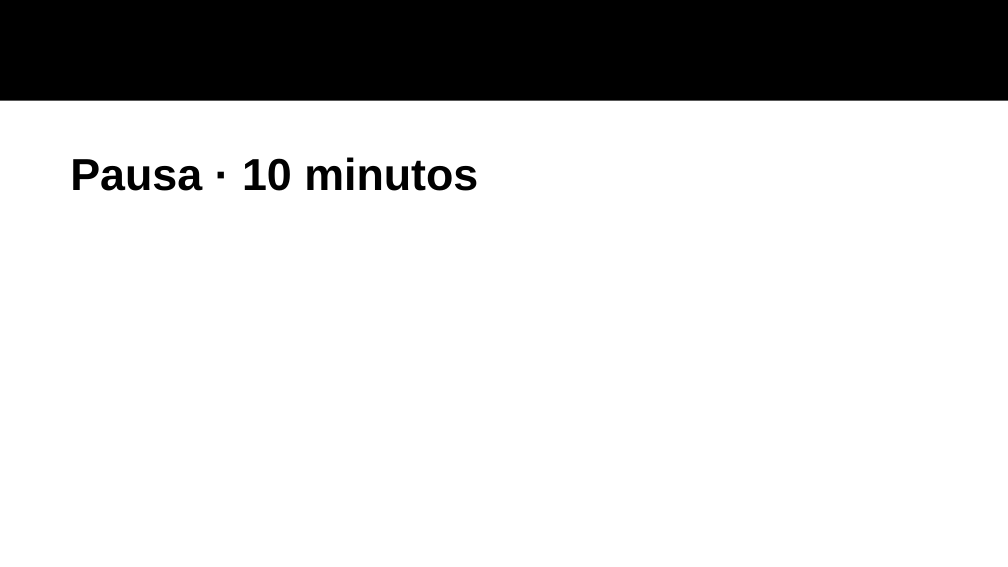
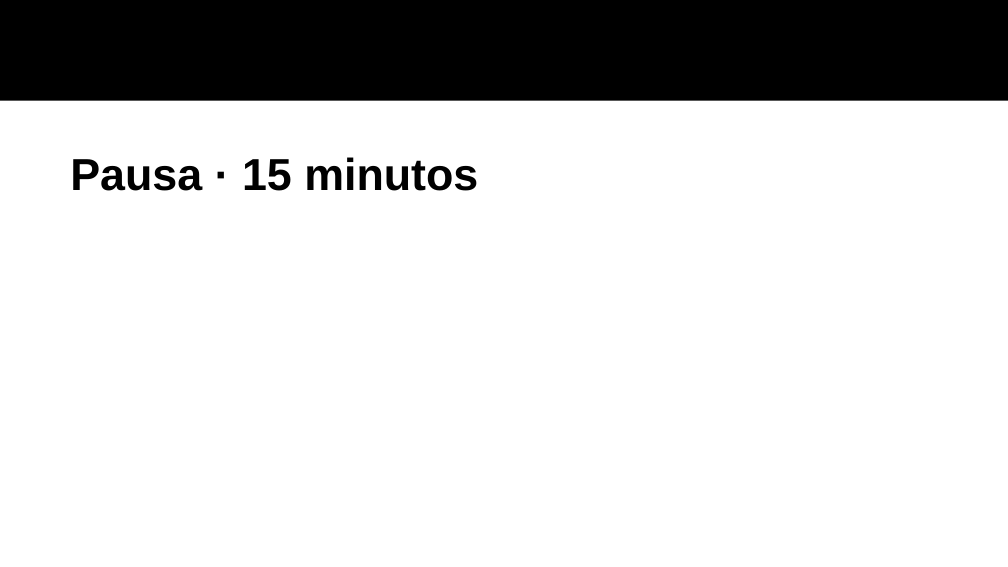
Before and after one commit to RicardoTangarife/ia-basico, a slide deck: slide 18 of Semana_02/Sesion_01/presentacion/Sesion03_Capa2_basico_IA.pptx. Drawn at 1008x567 pixels with LibreOffice and Linux fonts; fonts in the diff are those of the drawing; background and template pictures are left out. Boxes give left, top, right and bottom in pixels: in the first picture for what was removed or moved away, otherwise in the second. Text is boxed around its words. In the diff, an @@ line names an element or a change of style, - is before the commit and + after.

```diff
--- a/Semana_02/Sesion_01/presentacion/Sesion03_Capa2_basico_IA.pptx
+++ b/Semana_02/Sesion_01/presentacion/Sesion03_Capa2_basico_IA.pptx
@@ title at (70, 157, 478, 191): text changed @@
-Pausa · 10 minutos
+Pausa · 15 minutos
```
Also in this commit, not shown: 4 other slides changed.
